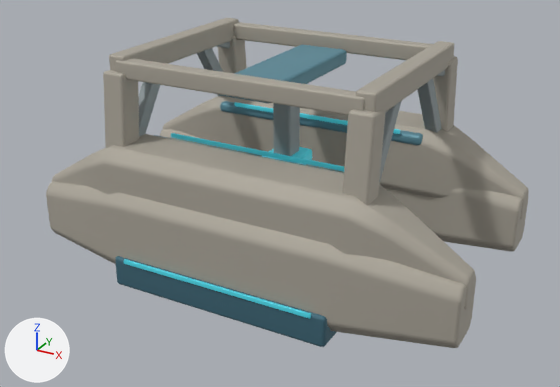
The Blender file space-battleship/art_sources/planet_integrated_v6/equipment.blend, before and after one commit.
Both versions are drawn from a 50 mm lens placed at (2.47, -4.58, 2.57), pointed at (0.01, -0.12, 0.34). Lighting does not change. The marker at lower left points along +X, +Y and +Z. The first picture is the older version.

The first picture shows 'Continuous dark lower course', 'Continuous manufacturing side girder', 'Continuous manufacturing side girder.001', 'Inclined portal load leg', 'Inclined portal load leg.002', 'Longitudinal portal tension beam', 'Longitudinal portal tension beam.001', 'Open portal overhead truss', 'Open portal overhead truss.001', 'Outer service seam', 'Shared-ring pressure haunch', 'Shared-ring pressure haunch.001', 'Sliding bridge' and 13 more.
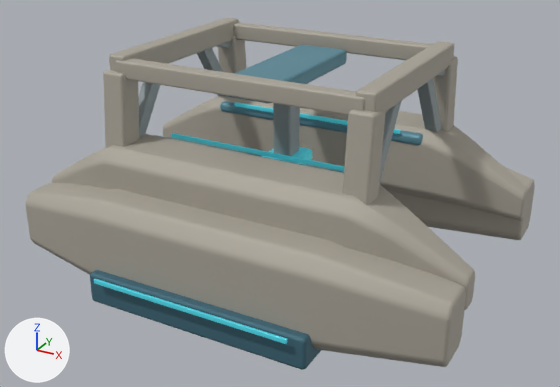
Commit message: Match facility haunch span to widened owned ring shoulders

Edits to the bpy script that builds the scene:
```text
Change me_shared_ring_pressure_haunch:
    used by ob_shared_ring_pressure_haunch; parent = ob_facility; location = (0.0, 0.0, 0.0)
    remove me_shared_ring_pressure_haunch.from_pydata(...)  # 160 vertices, 154 faces; spans x -1.56..1.56, y -0.98..-0.48, z -0.13..0.51
    add me_shared_ring_pressure_haunch.from_pydata(...)  # 160 vertices, 154 faces; spans x -1.56..1.56, y -1.2..-0.7, z -0.13..0.51
    me_shared_ring_pressure_haunch part 1: the whole mesh is moved by (0.0, -0.21, 0.0)
Change me_shared_ring_pressure_haunch_001:
    used by ob_shared_ring_pressure_haunch_001; parent = ob_facility; location = (0.0, 0.0, 0.0)
    remove me_shared_ring_pressure_haunch_001.from_pydata(...)  # 160 vertices, 154 faces; spans x -1.56..1.56, y 0.48..0.98, z -0.13..0.51
    add me_shared_ring_pressure_haunch_001.from_pydata(...)  # 160 vertices, 154 faces; spans x -1.56..1.56, y 0.7..1.2, z -0.13..0.51
    me_shared_ring_pressure_haunch_001 part 2: the whole mesh is moved by (0.0, 0.21, 0.0)
Change ob_continuous_dark_lower_course:
    ob_continuous_dark_lower_course.location: (0.0, -0.86, -0.08) -> (0.0, -1.118, -0.08)
Change ob_outer_service_seam:
    ob_outer_service_seam.location: (0.0, -1.006, 0.02) -> (0.0, -1.308, 0.02)
```

Where the change shows, as pixel boxes [x1, y1, x2, y2] in the pictures (560 x 387 px):
'Shared-ring pressure haunch', moved: before [46, 181, 476, 348]; after [25, 183, 466, 367]
'Continuous dark lower course', moved: before [115, 256, 337, 347]; after [90, 270, 321, 370]
'Shared-ring pressure haunch.001', moved: before [160, 129, 528, 252]; after [388, 166, 535, 240]
'Outer service seam', moved: before [124, 259, 311, 319]; after [94, 279, 287, 344]
